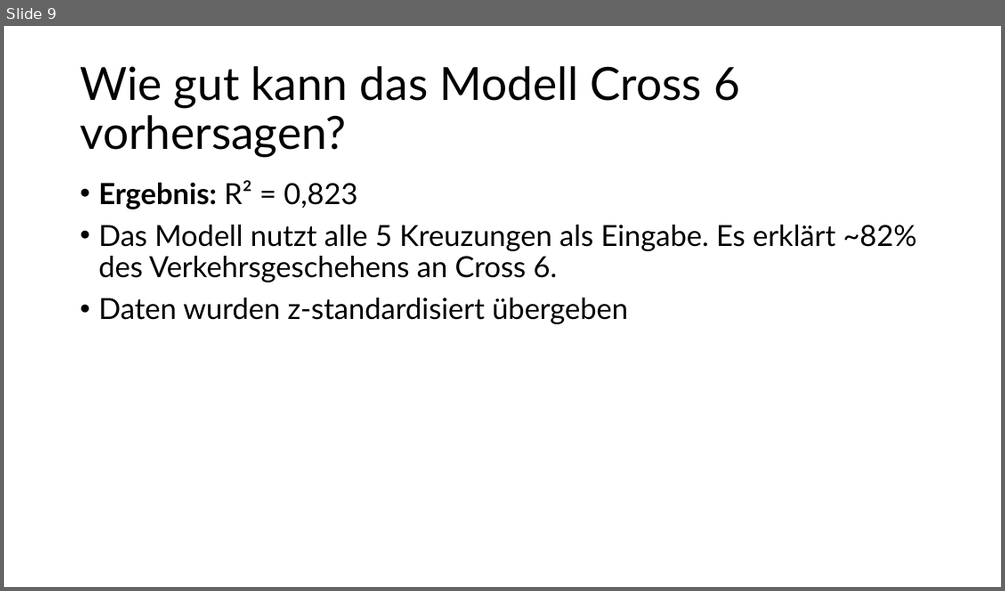
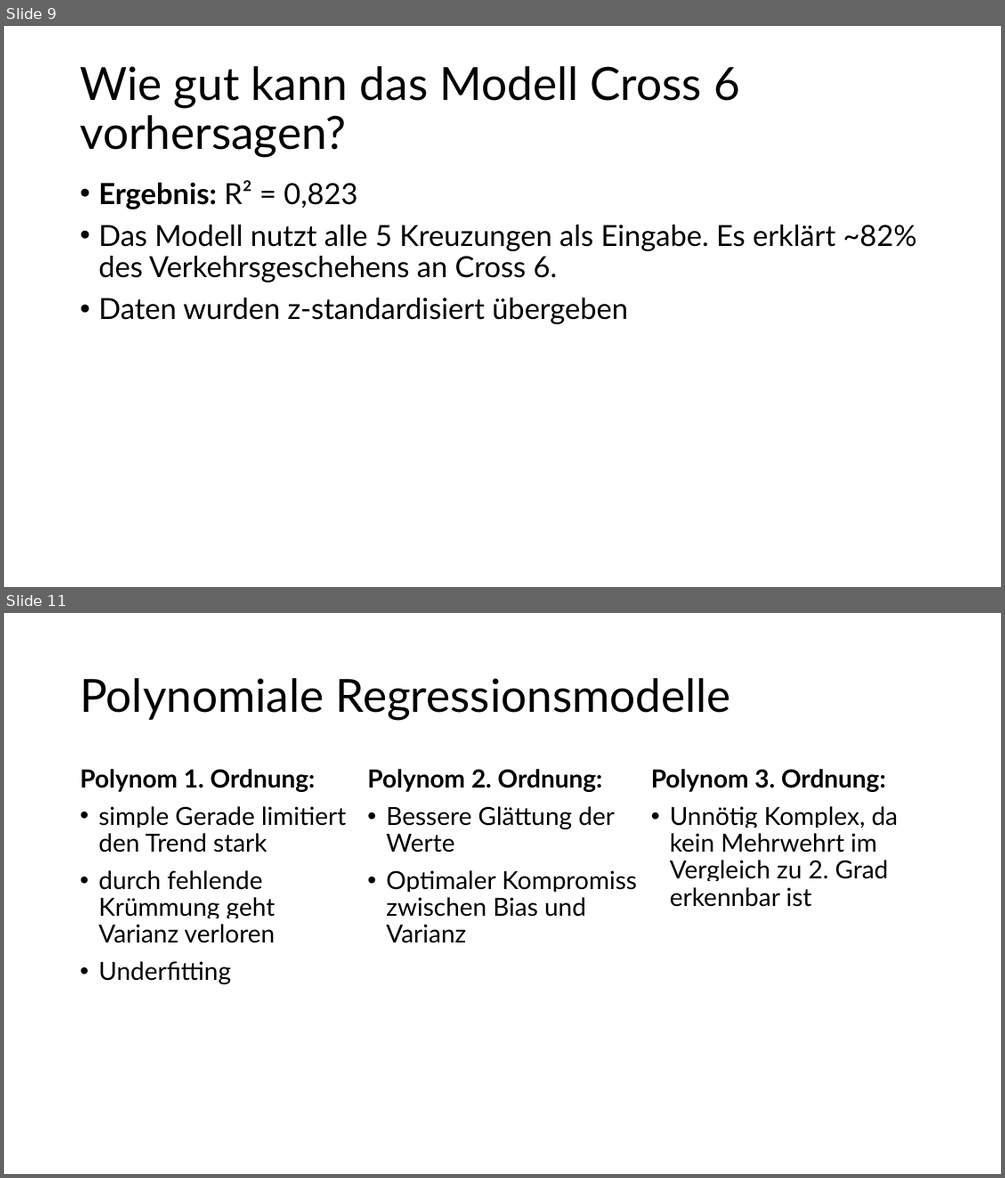
Before and after one commit to TieRub/DMg_2026, a slide deck: DMG_B1.pptx. Shown one above the other, each under a label of ours: slide 9 before the commit, slides 9 and 11 after it; the slides between them are not shown. The pictures are 1005x591 and 1005x1178 pixels, drawn with LibreOffice and Linux fonts; fonts in the diff are those of the drawing. Boxes give left, top, right and bottom in pixels: in the first picture for what was removed or moved away, otherwise in the second. Text is boxed around its words. In the diff, an @@ line names an element or a change of style, - is before the commit and + after.

```diff
--- a/DMG_B1.pptx
+++ b/DMG_B1.pptx
@@ slide 11 added at (4, 613, 1001, 1174), background #FFFFFF @@
@@ title added at (80, 678, 731, 720), 44 pt, text #000000 @@
+Polynomiale Regressionsmodelle
@@ text added at (80, 769, 346, 984), 24 pt, text #000000 @@
+Polynom 1. Ordnung:
+• simple Gerade limitiert den Trend stark
+• durch fehlende Krümmung geht Varianz verloren
+• Underfitting
@@ text added at (367, 769, 637, 943), 24 pt, text #000000 @@
+Polynom 2. Ordnung:
+• Bessere Glättung der Werte
+• Optimaler Kompromiss zwischen Bias und Varianz
@@ text added at (651, 769, 898, 907), 24 pt, text #000000 @@
+Polynom 3. Ordnung:
+• Unnötig Komplex, da kein Mehrwehrt im Vergleich zu 2. Grad erkennbar ist
```
Also in this commit, not shown: 4 slides changed, 2 other slides added.
